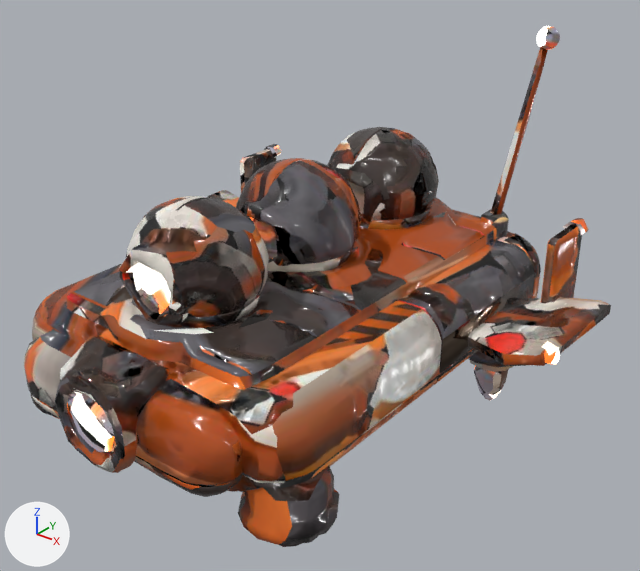
One commit to the glTF model assets/robots/carrier.glb: the scene before it, then after it.
One viewpoint serves both versions: a camera (50 mm lens) standing at (1.147, -1.334, 1.494) and looking at (0.065, 0.019, 0.656). Arrows for +X, +Y and +Z are at lower left; the lights stay in place. The older version comes first. Vertices at exactly the same position are counted once.

The first picture shows 'CarrierMesh'.
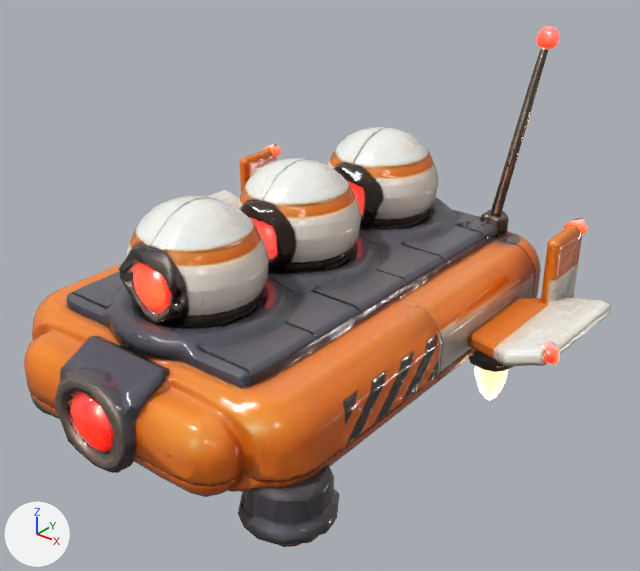
Changed parts and their boxes [x1, y1, x2, y2] in the pictures (640 x 571 px; the box of a moved part takes in the faces that stretch with it):
part 1 of me_carriermesh, moved or reshaped: before [32, 26, 560, 493]; after [46, 26, 560, 493]
part 2 of me_carriermesh, reshaped: before [556, 235, 582, 303]; after [556, 297, 572, 303]
part 3 of me_carriermesh, surface changed: before [24, 34, 611, 547]; after [24, 26, 611, 547]
part 4 of me_carriermesh, recoloured: [68, 144, 577, 435] in both

The change, as a diff of the scene's bpy script:
```diff
--- a/assets/robots/carrier.glb.py
+++ b/assets/robots/carrier.glb.py
@@ me_carriermesh @@
 # used by ob_carriermesh; location = (0.0, 0.0, 0.0)
-me_carriermesh.from_pydata(...)  # 4754 vertices, 9486 faces; spans x -0.578..0.58, y -0.572..0.586, z 0.279..1.157
+me_carriermesh.from_pydata(...)  # 4760 vertices, 9462 faces; spans x -0.578..0.58, y -0.572..0.586, z 0.279..1.158
+# me_carriermesh part 1: 80 vertices moved from x -0.334..0.297, y -0.441..0.564, z 0.606..1.142 to x -0.343..0.307, y -0.434..0.561, z 0.599..1.158; 934 vertices removed from x -0.462..0.37, y -0.564..0.58, z 0.418..1.157; 946 vertices added at x -0.462..0.37, y -0.564..0.579, z 0.417..1.156
+# me_carriermesh part 2: 3 vertices removed from x 0.465..0.474, y 0.361..0.446, z 0.616..0.647; 1 vertex added at x 0.475, y 0.363, z 0.62
+# me_carriermesh part 3: 6528 kept faces spanning x -0.578..0.58, y -0.572..0.586, z 0.279..1.158 get new texture (UV) coordinates
+# me_carriermesh part 4: 17 faces spanning x -0.576..0.576, y -0.557..0.477, z 0.53..0.87 switch from mat_carriermat to mat_carriermatglow
+# other edits to the shape of me_carriermesh do not show in these pictures
 me_carriermesh.materials.append(mat_carriermatglow2)
```
